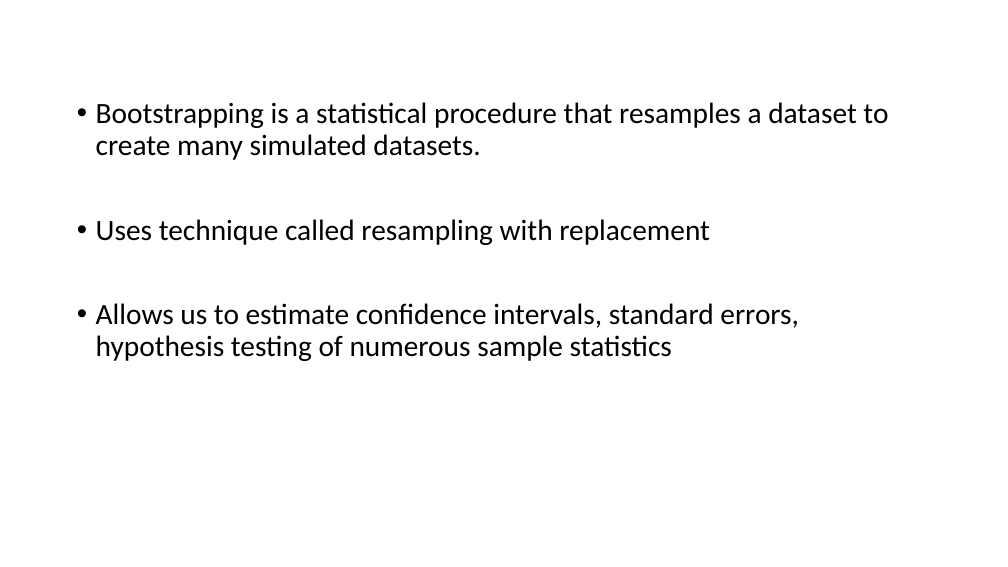
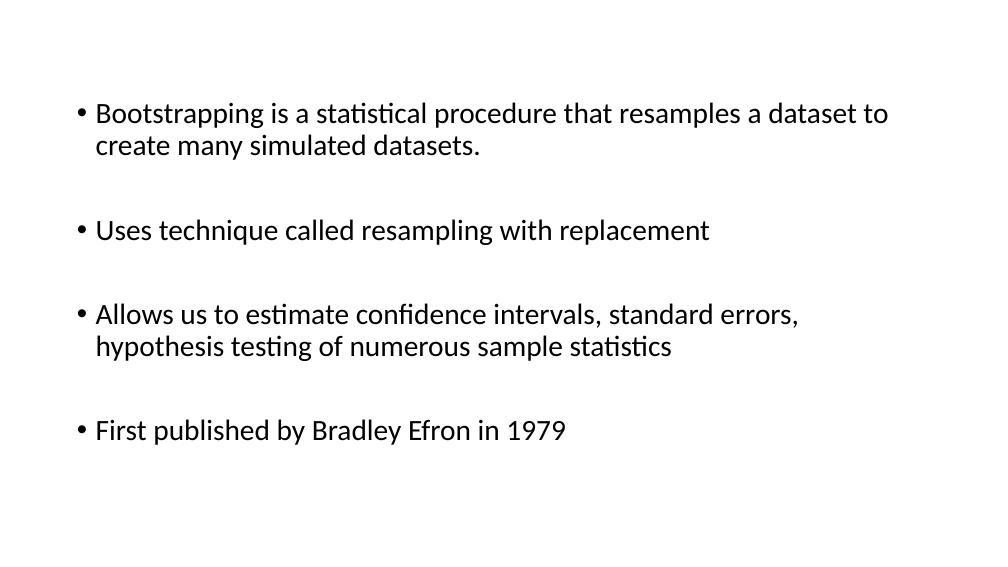
Before and after one commit to avmchandrish/bootstrapping, a slide deck: slide 2 of Bootstrapping.pptx. Drawn at 1008x567 pixels with LibreOffice and Linux fonts; fonts in the diff are those of the drawing. Boxes give left, top, right and bottom in pixels: in the first picture for what was removed or moved away, otherwise in the second. Text is boxed around its words. In the diff, an @@ line names an element or a change of style, - is before the commit and + after.

```diff
--- a/Bootstrapping.pptx
+++ b/Bootstrapping.pptx
@@ text at (x1=96, y1=419, x2=566, y2=445): paragraph added @@
+• First published by Bradley Efron in 1979
```
Also in this commit, not shown: 1 other slide changed.
